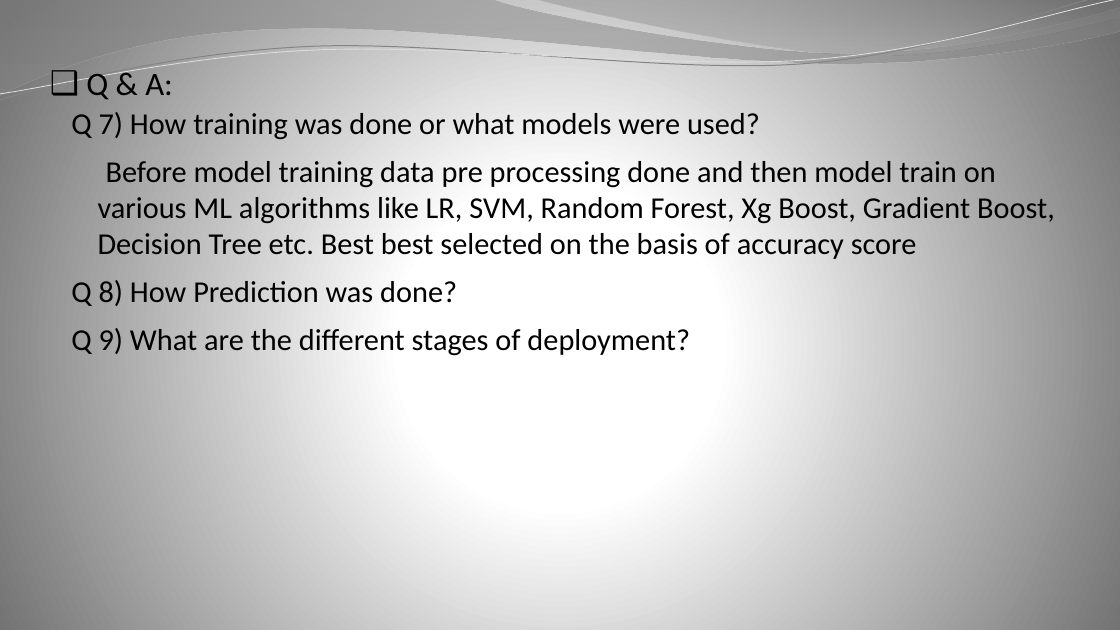
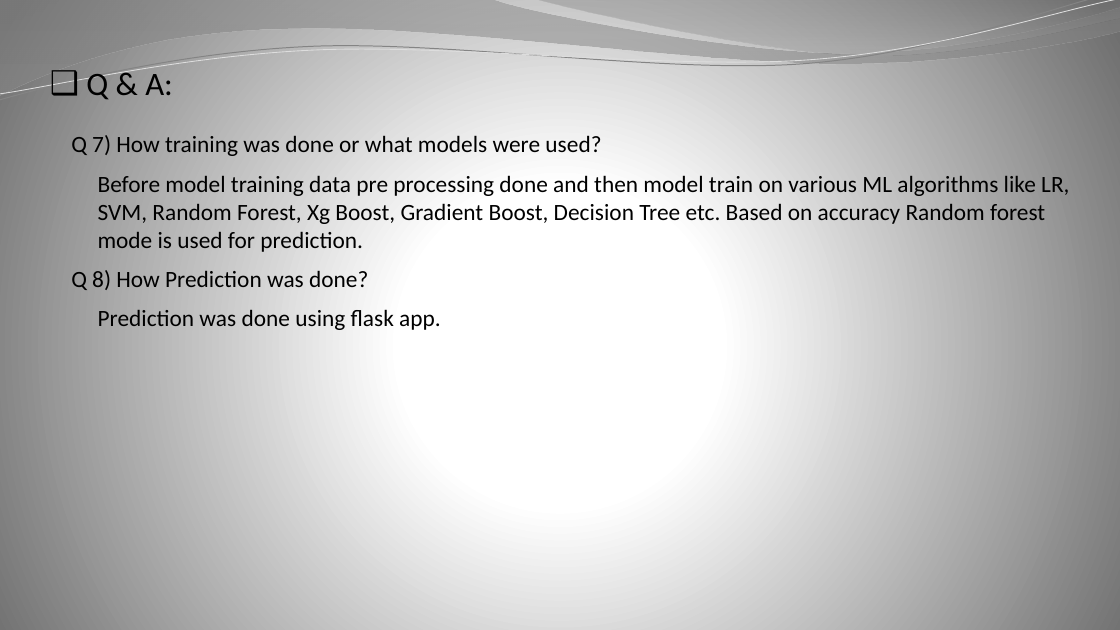
Before and after one commit to anktd23/ins-prem-prediction, a slide deck: slide 15 of documents/DPR-ins-prem-pred.pptx (slide 14 before the commit). Drawn at 1120x630 pixels with LibreOffice and Linux fonts; fonts in the diff are those of the drawing. Boxes give left, top, right and bottom in pixels: in the first picture for what was removed or moved away, otherwise in the second. Text is boxed around its words. In the diff, an @@ line names an element or a change of style, - is before the commit and + after.

```diff
--- a/documents/DPR-ins-prem-pred.pptx
+++ b/documents/DPR-ins-prem-pred.pptx
@@ text at (71, 135, 601, 290): size 26 to 20 pt in "Q 7) How training was done or ...", "Q 8) How Prediction was done?" @@
@@ text at (98, 175, 1069, 252): text changed; size 26 to 20 pt @@
-Before model training data pre processing done and then model train on various ML algorithms like LR, SVM, Random Forest, Xg Boost, Gradient Boost, Decision Tree etc. Best best selected on the basis of accuracy score
+Before model training data pre processing done and then model train on various ML algorithms like LR, SVM, Random Forest, Xg Boost, Gradient Boost, Decision Tree etc. Based on accuracy Random forest mode is used for prediction.
@@ text at (98, 309, 441, 330): text changed; size 26 to 20 pt @@
-Q 9) What are the different stages of deployment?
+Prediction was done using flask app.
```
Also in this commit, not shown: 8 other slides changed, 1 slide added, 3 other files.
